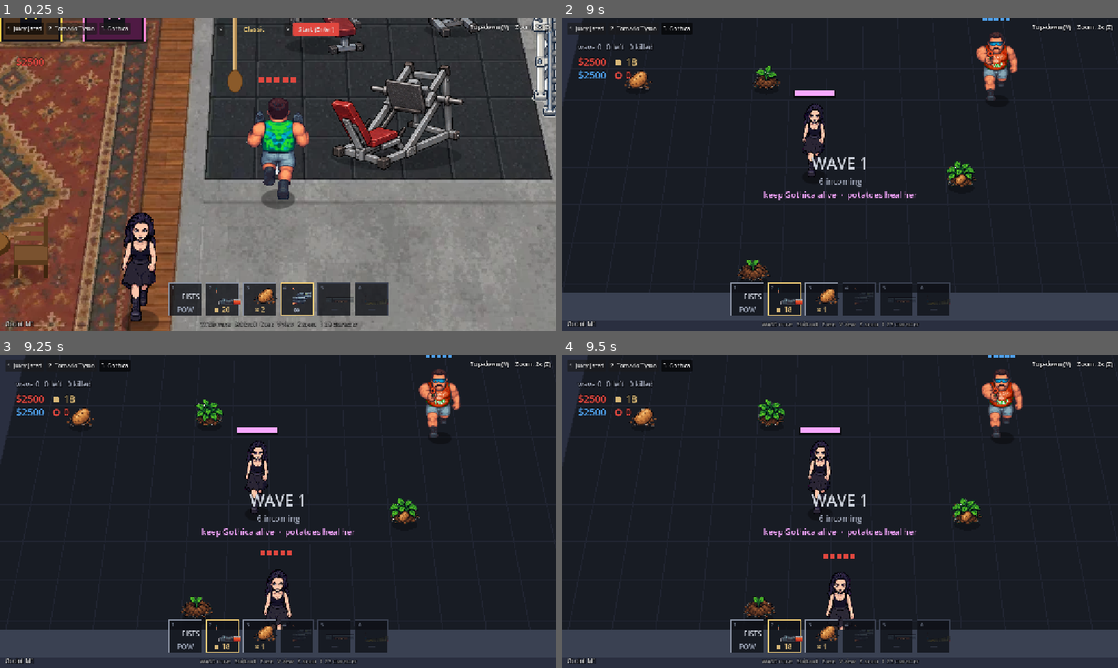
Above: before the commit, frames 1-4 (two rows, left to right).
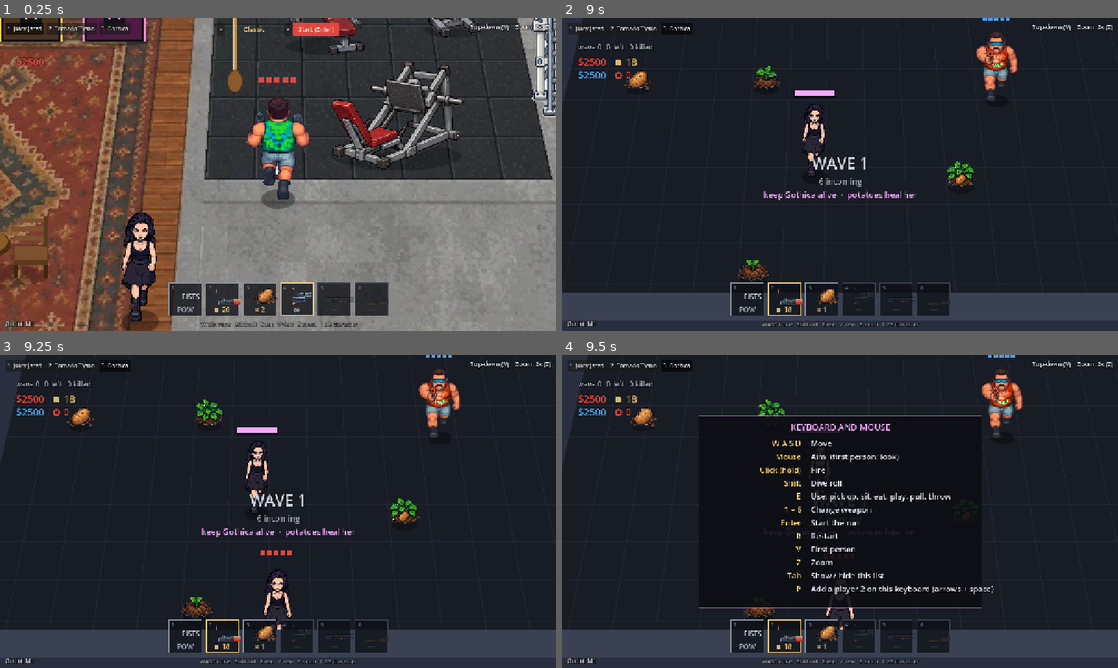
Above: after the commit, the same moments.

Repository: eflare17/Smashed-tv
Game: Godot game, scene res://test/combat/carry_test.tscn
Two runs of this game, one before a commit and one after it. Both use one fixed random seed, a clock stepped at 60 frames per second and the inputs below. This scene is started directly instead of the project's main scene.
Inputs (mouse positions are in pixels of both pictures, inside the frame that each line leads up to):
- Up to frame 1 (0.25 s): no input
- Up to frame 2 (9 s): click "Start (Enter)" at 0.5 s; click "1 Juicy Jared" at 1.25 s; click "2 Tornado Tyson" at 2 s; click "3 Gothica" at 2.75 s; tap Enter (start_run) at 3.5, 5.3 s; move the mouse to (962, 158) at 3.52 s; hold D (move_right) 3.53-4.25 s; hold P (add_player) 3.53-4.25 s; tap Space at 3.77, 6.77 s; click (962, 158) at 3.8 s; drag from (728, 190) to (812, 237) at 4.27 s; move the mouse to (895, 105) at 5.02 s; hold D (move_right) 5.03-5.75 s; hold Shift (roll) 5.03-5.75 s; click (895, 105) at 5.17 s; drag from (812, 237) to (673, 127) at 5.77 s; move the mouse to (1006, 221) at 6.52 s; hold A (move_left) 6.53-7.25 s; hold Q (weapon_prev) 6.53-7.25 s; click (1006, 221) at 6.67 s; tap P (add_player) at 6.8 s; tap R (restart) at 7.15 s; click "Start (Enter)" at 7.25 s; drag from (673, 127) to (756, 96) at 8.02 s; move the mouse to (867, 174) at 8.77 s; hold S (move_down) from 8.78 s (still down); hold Shift (roll) from 8.78 s (still down); click (867, 174) at 8.85 s
- Up to frame 3 (9.25 s): keep holding S (move_down); keep holding Shift (roll)
- Up to frame 4 (9.5 s): keep holding S (move_down); keep holding Shift (roll); tap Tab (help, bound only after the commit) at 9.4 s

Frames 1-3 are identical in both runs. In frame 4, 5.0% of the frame differs, in the area x 24-78%, y 19-81%.
Error in both runs: Invalid access to property or key 'x' on a base object of type 'Nil'. (res://test/combat/carry_test.gd:47)

Commit message:
Fighting: the controls help (Tab / d-pad down; opens by itself the first time a pad is used)
Co-Authored-By: Claude Opus 5.5 <noreply@anthropic.com>
Claude-Session: https://claude.ai/code/session_01Ly2D1peU8QYdXb4hDvitVZ

Diff:
--- a/godot/scripts/combat/fight_hud.gd
+++ b/godot/scripts/combat/fight_hud.gd
@@ -38,6 +38,17 @@
 var sticks := {"move": {"on": false, "id": -1, "o": Vector2.ZERO, "d": Vector2.ZERO, "t0": 0, "moved": 0.0},
 	"aim": {"on": false, "id": -1, "o": Vector2.ZERO, "d": Vector2.ZERO, "t0": 0, "moved": 0.0}}
 var _fire_id := -1
+var help_on := false
+var _help_auto := -1.0             ## seconds of the help shown by itself the first time a pad is used
+var _pad_seen := false
+const HELP_KEYS := [["W A S D", "Move"], ["Mouse", "Aim  (first person: look)"], ["Click (hold)", "Fire"],
+	["Shift", "Dive roll"], ["E", "Use: pick up, sit, eat, play, pull, throw"], ["1 – 6", "Change weapon"],
+	["Enter", "Start the run"], ["R", "Restart"], ["V", "First person"], ["Z", "Zoom"], ["Tab", "Show / hide this list"],
+	["P", "Add a player 2 on this keyboard (arrows + space)"]]
+const HELP_PAD := [["Left stick", "Move"], ["Right stick", "Aim  (first person: look)"], ["RT", "Fire"],
+	["B  /  RB  /  LT", "Dive roll"], ["A", "Use: pick up, sit, eat, play, pull, throw"],
+	["LB  /  Y,  d-pad left / right", "Change weapon"], ["Menu", "Start the run  (restart when it's over)"],
+	["View", "First person"], ["D-pad up", "Zoom"], ["D-pad down", "Show / hide this list"]]
 var _touch_driving := false
 
 func _ready() -> void:
@@ -82,6 +93,9 @@
 	if hp is String and ResourceLoader.exists("res://" + hp):
 		_hands = GameData.tex(hp)
 
+func fp_hint_on() -> bool:
+	return fight.is_fp() and fight.touch_seen
+
 func _btn(text: String, cb: Callable) -> Button:
 	var b := Button.new()
 	b.text = text
@@ -138,6 +152,8 @@
 		_launcher_hint_t = -1.0
 	if fight.is_fp() and fight.touch_seen:
 		_fp_hint_t += delta
+	if _help_auto > 0.0:
+		_help_auto -= delta
 	_bar.visible = not s.over and not (s.secret and s.secret.room)
 	# with the pointer held (first person) a click is always a shot, never a button (b307)
 	var held := Input.mouse_mode == Input.MOUSE_MODE_CAPTURED
@@ -154,9 +170,18 @@
 
 # ---------------------------------------------------------------- touch (modes_hud.md 7)
 
+func _unhandled_input(event: InputEvent) -> void:
+	if event.is_action_pressed("help") and not event.is_echo():
+		help_on = not help_on
+		_help_auto = -1.0
+		get_viewport().set_input_as_handled()
+
 func _input(event: InputEvent) -> void:
 	if fight == null:
 		return
+	if (event is InputEventJoypadButton or (event is InputEventJoypadMotion and absf(event.axis_value) > 0.5)) and not _pad_seen:
+		_pad_seen = true
+		_help_auto = 7.0
 	if event is InputEventScreenTouch:
 		fight.touch_seen = true
 		var p: Vector2 = event.position
@@ -420,6 +445,8 @@
 		c.draw_circle(fc, 40 * k, Color(0.88, 0.28, 0.25, 0.6) if held else Color(14 / 255.0, 16 / 255.0, 22 / 255.0, 0.5))
 		c.draw_arc(fc, 40 * k, 0, TAU, 40, Color("#ffd0c8") if held else Color("#e0473f"), 2.5, true)
 		_text(c, fc.x, fc.y + 5 * k, "FIRE", 11, Color.WHITE if held else Color("#ffb3a8"), 1)
+	if help_on or _help_auto > 0.0:
+		_draw_help(c, minf(1.0, _help_auto / 0.6) if (not help_on and _help_auto > 0.0) else 1.0)
 	# the big banner
 	if Time.get_ticks_msec() < _banner_until:
 		_text(c, vp.x / 2.0, 90 * k + 12 * k, _banner, 34, GOLD, 1, 5, Color(INK, 0.9))
@@ -473,6 +500,22 @@
 			var p = to_screen(fl.x, fl.y, 30.0)
 			if p != null:
 				_text(c, p.x, p.y, fl.text, 14, fl.col, 1)
+
+# The controls help (drawControlsHelp): a panel of keys and what they do, for the device last used.
+func _draw_help(c: Control, alpha: float) -> void:
+	var k := sc()
+	var pad := _pad_last()
+	var rows: Array = HELP_PAD if pad else HELP_KEYS
+	var w := 470.0 * k
+	var h := (54.0 + rows.size() * 22.0) * k
+	var r := Rect2((c.size.x - w) / 2.0, maxf(8.0, (c.size.y - h) / 2.0), w, h)
+	c.draw_rect(r, Color(12 / 255.0, 14 / 255.0, 20 / 255.0, 0.9 * alpha))
+	c.draw_rect(r, Color(247 / 255.0, 168 / 255.0, 1.0, 0.6 * alpha), false, 2.0)
+	_text(c, r.get_center().x, r.position.y + 24 * k, "CONTROLLER" if pad else "KEYBOARD AND MOUSE", 15, Color(Color("#f7a8ff"), alpha), 1)
+	for i in rows.size():
+		var y := r.position.y + (50.0 + i * 22.0) * k
+		_text(c, r.position.x + 170 * k, y, rows[i][0], 13, Color(Color("#ffd36b"), alpha), 2)
+		_text(c, r.position.x + 186 * k, y, rows[i][1], 13, Color(Color("#e6e8ee"), alpha))
 
 func _pad_last() -> bool:
 	var h = fight.main.get("hud") if fight.main else null
--- a/godot/scripts/combat/fight_install.gd
+++ b/godot/scripts/combat/fight_install.gd
@@ -9,7 +9,7 @@
 	f.setup(main)
 	main.add_child(f)
 
-## fire, weapon_1..6, weapon_prev / weapon_next, start_run, restart, add_player (keyboard, mouse and pad).
+## fire, weapon_1..6, weapon_prev / weapon_next, start_run, restart, add_player, help (keyboard, mouse and pad).
 static func add_actions() -> void:
 	var mb := InputEventMouseButton.new()
 	mb.button_index = MOUSE_BUTTON_LEFT
@@ -24,6 +24,7 @@
 	_add("start_run", [_key(KEY_ENTER), _key(KEY_KP_ENTER), _pad(JOY_BUTTON_START)])
 	_add("restart", [_key(KEY_R)])
 	_add("add_player", [_key(KEY_P)])
+	_add("help", [_key(KEY_TAB), _pad(JOY_BUTTON_DPAD_DOWN)])
 
 static func _add(name: String, events: Array) -> void:
 	if InputMap.has_action(name):
